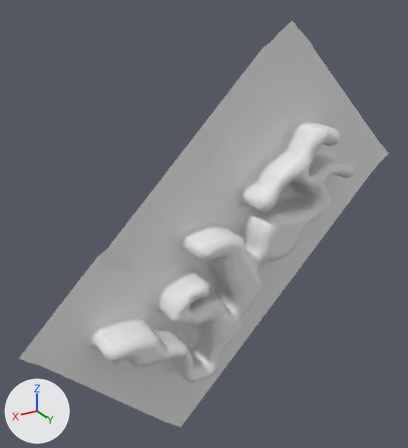
The Blender file meshes/E2M2.Display.blend as it was, and as the next commit left it.
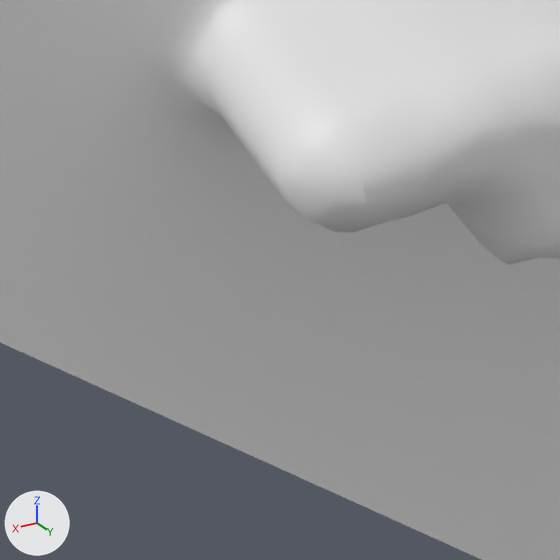
Each version appears first whole from a camera (50 mm lens) standing at (46.4, 74.4, 54.2) and looking at (-1.5, -5.4, 14.3), and next in a close-up on the part from 16% to 35% of the width and 74% to 91% of the height. The lights are fixed; the arrows at lower left show +X, +Y and +Z. Materials are left out; every surface is plain grey.

The older version as bpy lines, for what is in view:
```python
me_world_display = bpy.data.meshes.new('World.Display')
me_world_display.from_pydata(...)  # 5695 vertices, 11168 faces; spans x -17.5..23.2, y -4.0..3.0, z -24.1..47.3
me_world_display.polygons.foreach_set('use_smooth', [True] * 11168)
me_world_display.materials.append(mat_greenbrownmud)
ob_world_display = bpy.data.objects.new('World.Display', me_world_display)
ob_world_display.location = (0.0, 0.0, 0.0)
ob_world_display.rotation_euler = (0.0, -0.785, 0.0)  # degrees (0, -45, 0)
```
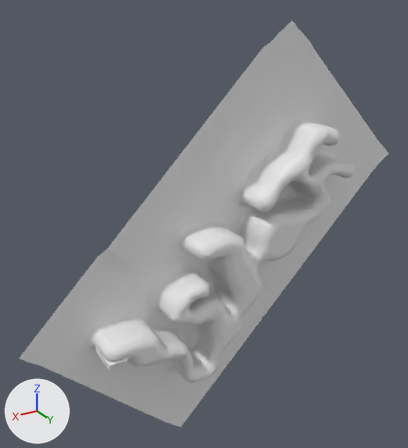
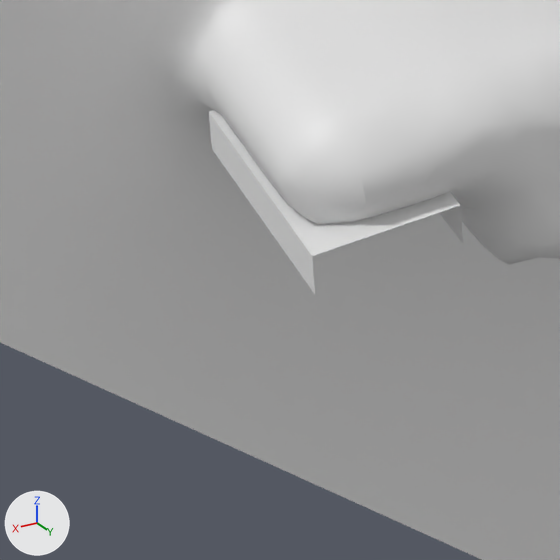
Where the newer file only moved an object's origin or applied its transform, the numbers keep the older frame.

The change, as a diff of the scene's bpy script:
```diff
--- a/meshes/E2M2.Display.blend.py
+++ b/meshes/E2M2.Display.blend.py
@@ me_world_display @@
 # used by ob_world_display; location = (0.0, 0.0, 0.0); rotation_euler = (0.0, -0.785, 0.0), in degrees (0, -45, 0)
 # verts and faces of me_world_display; kept vertices keep their numbers, new ones are numbered from 5695
-me_world_display.from_pydata(...)  # 5695 vertices, 11168 faces; spans x -17.5..23.2, y -4.0..3.0, z -24.1..47.3
+me_world_display.from_pydata(...)  # 5703 vertices, 11176 faces; spans x -17.5..23.2, y -4.0..3.2, z -24.1..47.3
+# me_world_display part 1
+verts[5695] = (10.2, -3.0, -14.8)
+verts[5696] = (10.2, 3.2, -14.8)  # pixel (462, 243)
+verts[5697] = (12.7, -3.0, -17.3)  # pixel (212, 149)
+verts[5698] = (12.7, 3.2, -17.3)  # pixel (315, 295)
+for new, old in zip([*range(5699, 5703)], [*range(5695, 5699)]): verts[new] = verts[old] + (0.7, 0.0, 0.7)
+faces += [(5695, 5699, 5696), (5697, 5698, 5702), (5695, 5697, 5699), (5700, 5701, 5702), (5696, 5699, 5700), (5697, 5702, 5701)]
+faces += [(5697, 5701, 5699), (5699, 5701, 5700)]
```

Where the change shows, as pixel boxes [x1, y1, x2, y2] in the close-ups (560 x 560 px):
part 1 of me_world_display, added: after [209, 110, 463, 294]
